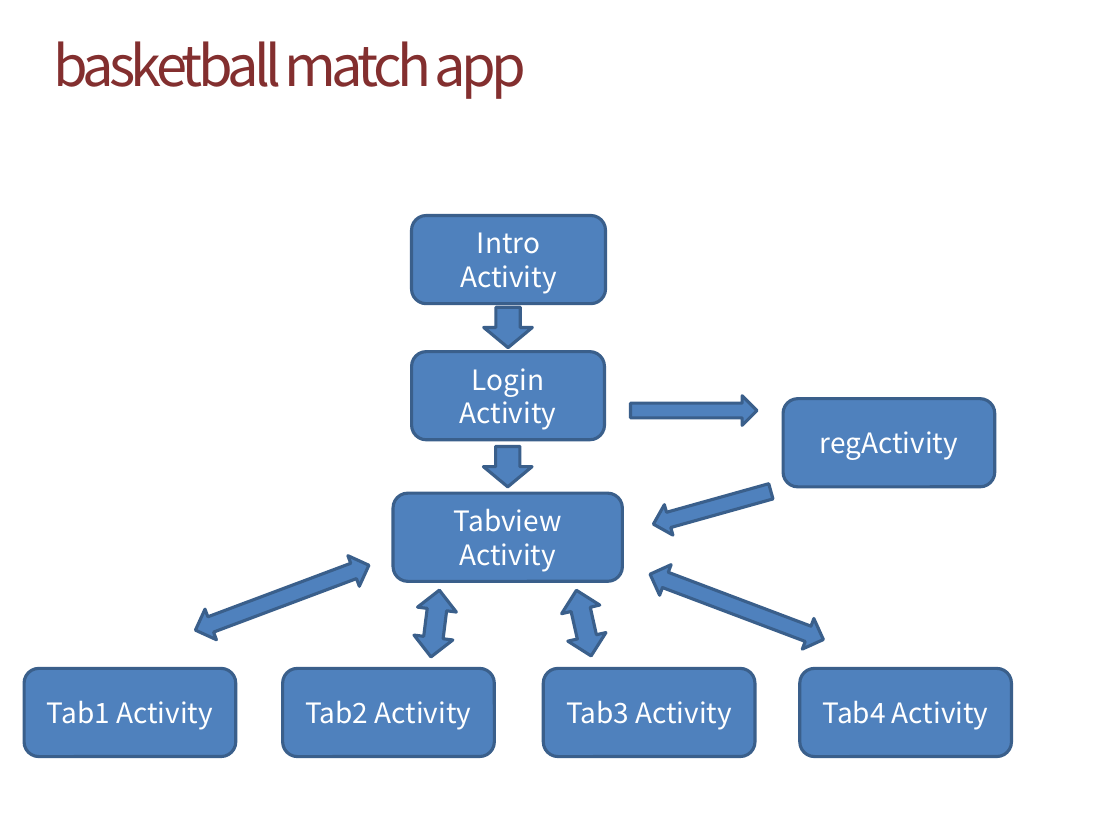
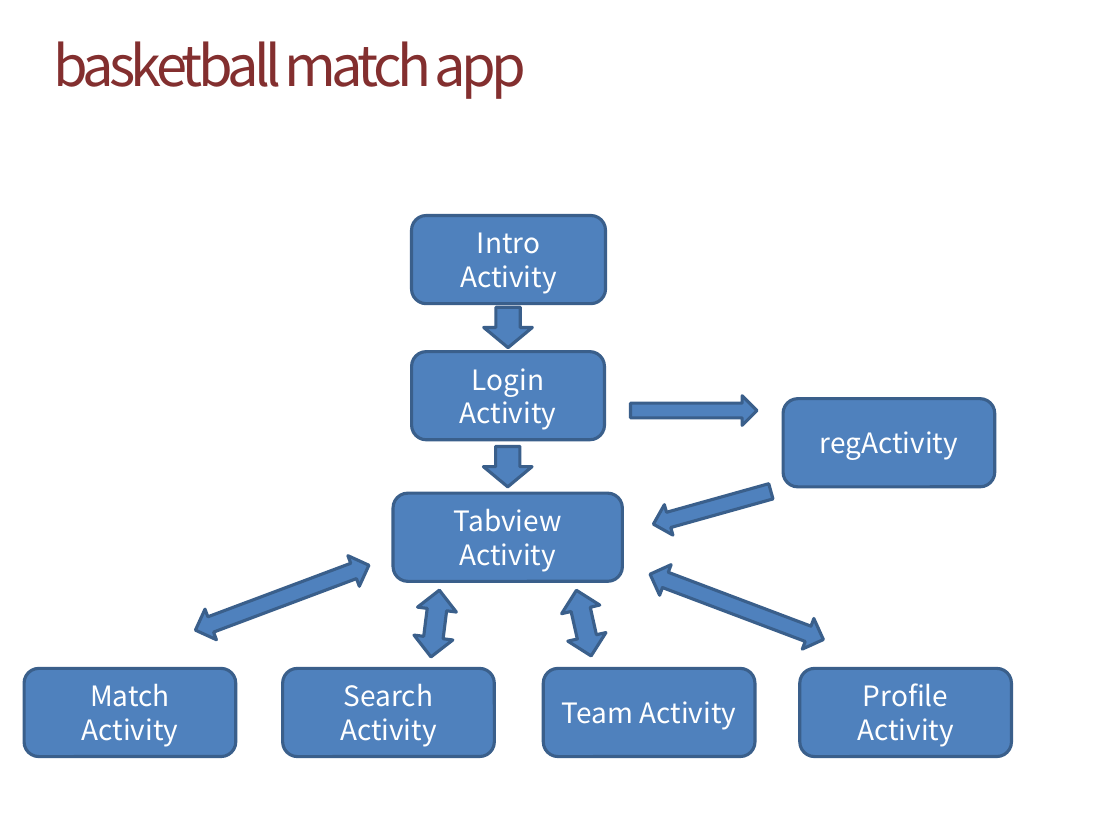
Before and after one commit to kare14/mobile, a slide deck: slide 5 of 모바일 중간보고서 20093296 배판근.pptx. Drawn at 1120x840 pixels with LibreOffice and Linux fonts; fonts in the diff are those of the drawing; background and template pictures are left out. Boxes give left, top, right and bottom in pixels: in the first picture for what was removed or moved away, otherwise in the second. Text is boxed around its words. In the diff, an @@ line names an element or a change of style, - is before the commit and + after.

```diff
--- a/모바일 중간보고서 20093296 배판근.pptx
+++ b/모바일 중간보고서 20093296 배판근.pptx
@@ text in rounded rectangle at (x1=82, y1=683, x2=179, y2=747): text changed @@
-Tab1 Activity
+Match Activity
@@ text in rounded rectangle at (x1=340, y1=683, x2=437, y2=747): text changed @@
-Tab2 Activity
+Search Activity
@@ text in rounded rectangle at (x1=857, y1=683, x2=954, y2=747): text changed @@
-Tab4 Activity
+Profile Activity
@@ text in rounded rectangle at (x1=562, y1=701, x2=737, y2=730): text changed @@
-Tab3 Activity
+Team Activity
```
Also in this commit, not shown: 1 other slide changed, 1 other file.
